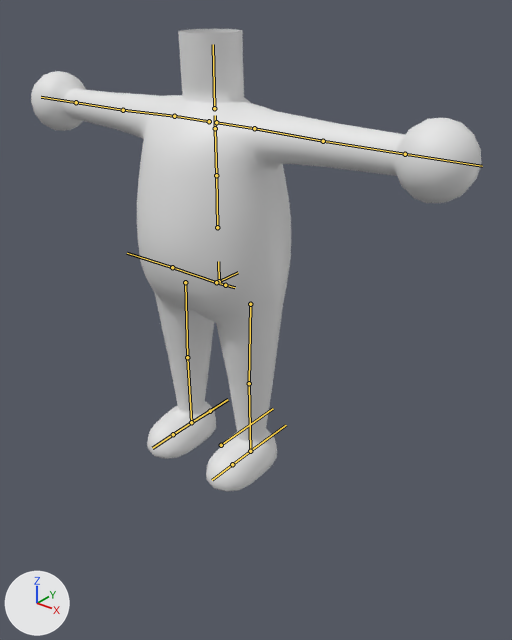
A saved change to the FBX model Assets/Models/CharacterModels/BaseCharacterModel/BaseCharacterModel_Body.fbx.
Both versions are drawn from a 50 mm camera at (3.31, -3.67, 3.56) aimed at (0.38, 0.0, 1.29). The lights are fixed; the arrows at lower left show +X, +Y and +Z. The older version comes first. The bones that change, and the others that lie on the model, are drawn over the model as lines.

The first picture shows 'Body'.
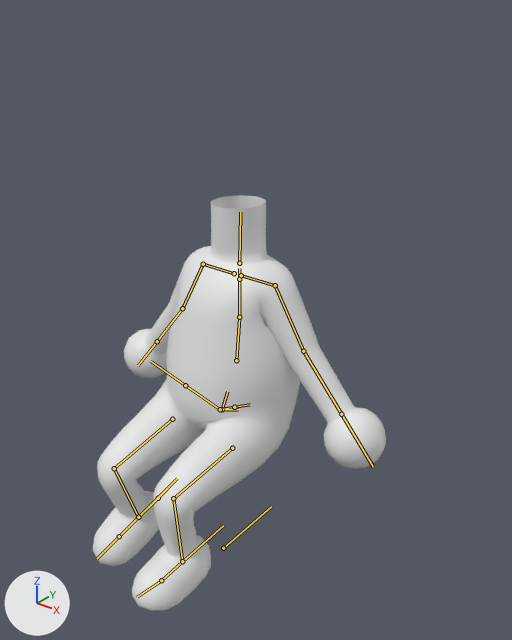
The newer file adds an action. The first version stands in its rest pose; the second is drawn at frame 12 of the action 'Sitting'.

Changed parts and their boxes [x1, y1, x2, y2] in the pictures (512 x 640 px):
'Body', posed (35% narrower, 10% shorter)
    before: [31, 29, 481, 492]
    after: [93, 195, 386, 611]
bone 'Root', root to tip
    before: (221, 445) to (273, 408)
    after: (223, 548) to (271, 506)
bone 'ctrl.COG', root to tip
    before: (219, 281) to (238, 272)
    after: (222, 409) to (238, 409)
bone 'Spine.01', root to tip
    before: (217, 227) to (216, 175)
    after: (236, 360) to (239, 317)
bone 'Chest', root to tip
    before: (216, 175) to (215, 128)
    after: (239, 317) to (239, 279)
bone 'Upper_arm.L', root to tip
    before: (254, 128) to (323, 141)
    after: (275, 285) to (303, 351)
bone 'Forearm.L', root to tip
    before: (323, 141) to (405, 154)
    after: (303, 351) to (341, 414)
bone 'Upper_arm.R', root to tip
    before: (174, 116) to (123, 110)
    after: (203, 264) to (182, 308)
bone 'Forearm.R', root to tip
    before: (123, 110) to (76, 102)
    after: (182, 308) to (157, 341)
bone 'Thigh.L', root to tip
    before: (250, 304) to (249, 383)
    after: (232, 448) to (173, 498)
bone 'Shin.L', root to tip
    before: (249, 383) to (250, 451)
    after: (173, 498) to (182, 561)
bone 'Thigh.R', root to tip
    before: (185, 282) to (187, 357)
    after: (172, 419) to (114, 468)
bone 'Shin.R', root to tip
    before: (187, 357) to (191, 422)
    after: (114, 468) to (138, 517)
bone 'IKLeg.L', root to tip
    before: (250, 451) to (286, 425)
    after: (182, 561) to (223, 525)
bone 'Toe.L', root to tip
    before: (232, 464) to (212, 480)
    after: (161, 580) to (137, 597)
bone 'IKLeg.R', root to tip
    before: (191, 422) to (228, 399)
    after: (138, 517) to (177, 478)

The edits, one by one:
Bone 'Root' (bone_root) moves from (0.0, 0.0, 0.0) to (-1.14, 0.0, 0.0).
Bone 'ctrl.COG' (bone_ctrl_cog) turns from (0, 0, 0) to (-27, 0, 0) degrees about its own x, y and z.
Bone 'Spine.01' (bone_spine_01) turns from (0, 0, 0) to (20, 0, 0) degrees about its own x, y and z.
Bone 'Chest' (bone_chest) turns from (0, 0, 0) to (6, 0, 0) degrees about its own x, y and z.
Bone 'Upper_arm.L' (bone_upper_arm_l) turns from (0, 0, 0) to (-1, 0, -58) degrees about its own x, y and z.
Bone 'Forearm.L' (bone_forearm_l) turns from (0, 0, 0) to (0, 0, 9) degrees about its own x, y and z.
Bone 'Upper_arm.R' (bone_upper_arm_r) turns from (0, 0, 0) to (-1, 0, 60) degrees about its own x, y and z.
Bone 'Forearm.R' (bone_forearm_r) turns from (0, 0, 0) to (0, 0, -9) degrees about its own x, y and z.
Bone 'Thigh.L' (bone_thigh_l) moves from (0.0, 0.0, 0.0) to (0.0, 0.12, -0.15).
Bone 'Thigh.L' (bone_thigh_l) turns from (0, 0, 0) to (-56, 0, 0) degrees about its own x, y and z.
Bone 'Shin.L' (bone_shin_l) turns from (0, 0, 0) to (86, -1, 1) degrees about its own x, y and z.
Bone 'Thigh.R' (bone_thigh_r) moves from (0.0, 0.0, 0.0) to (0.0, 0.12, -0.15).
Bone 'Thigh.R' (bone_thigh_r) turns from (0, 0, 0) to (-51, 0, 0) degrees about its own x, y and z.
Bone 'Shin.R' (bone_shin_r) turns from (0, 0, 0) to (94, 2, -1) degrees about its own x, y and z.
Bone 'IKLeg.L' (bone_ikleg_l) moves from (0.0, 0.0, 0.0) to (0.0, -0.83, 0.58).
Bone 'IKLeg.L' (bone_ikleg_l) turns from (0, 0, 0) to (2, 0, 0) degrees about its own x, y and z.
Bone 'Toe.L' (bone_toe_l) turns from (0, 0, 0) to (-10, 0, 0) degrees about its own x, y and z.
Bone 'IKLeg.R' (bone_ikleg_r) moves from (0.0, 0.0, 0.0) to (0.0, -0.68, 0.56).
Bone 'IKLeg.R' (bone_ikleg_r) turns from (0, 0, 0) to (13, 0, 0) degrees about its own x, y and z.
